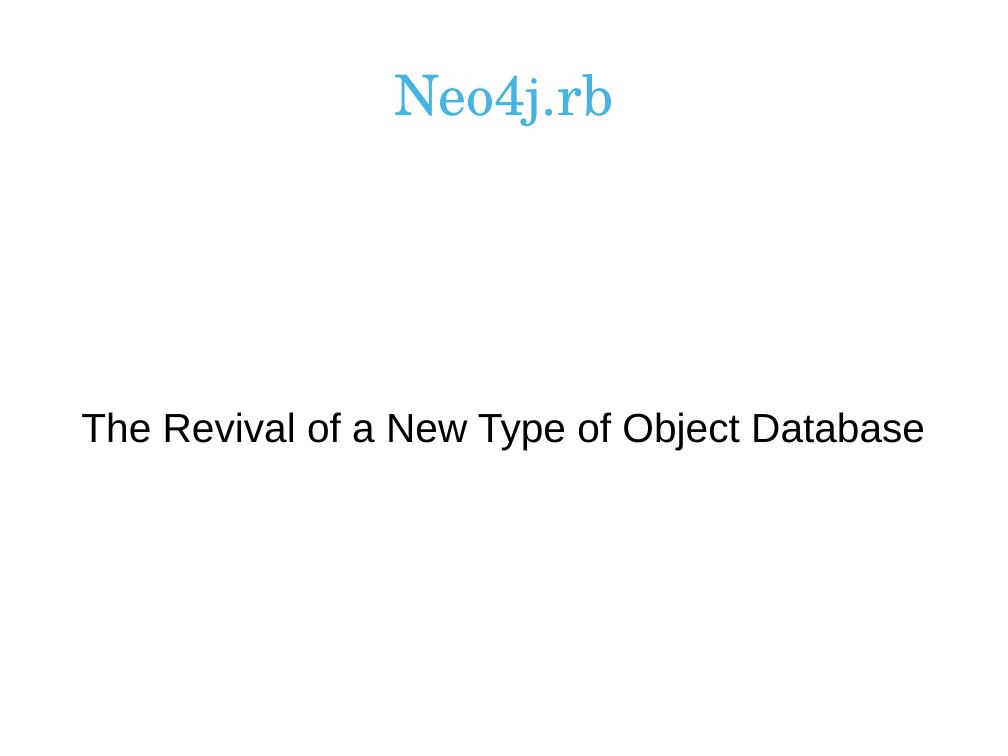
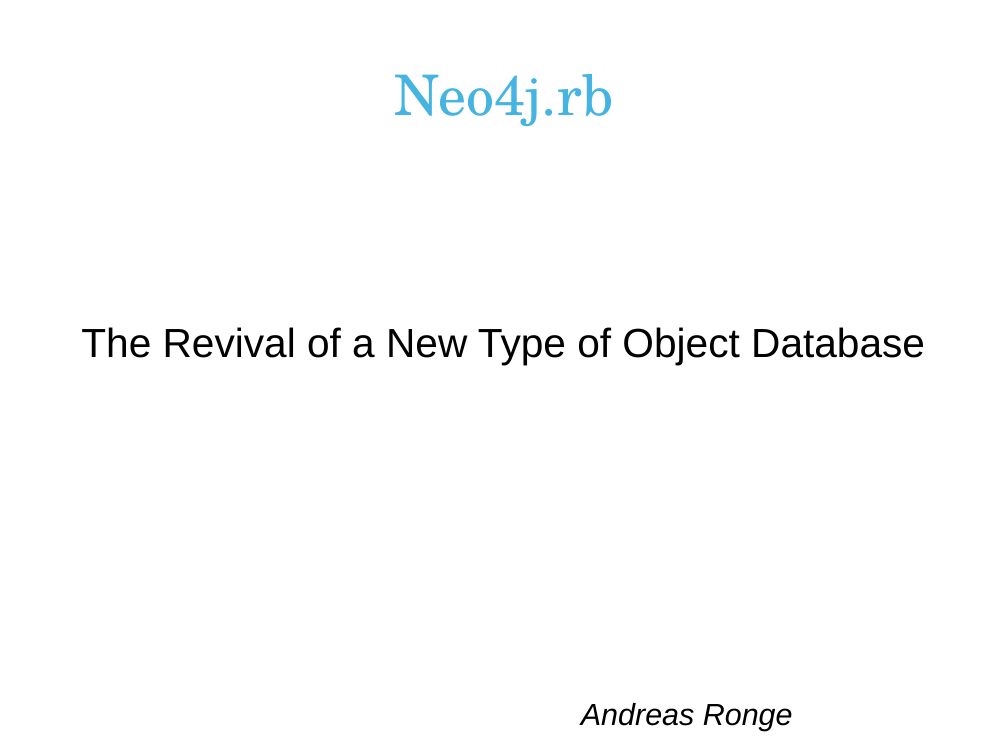
Before and after one commit to andreasronge/andreasronge.github.com, a slide deck: slide 1 of JRubyConf.odp. Drawn at 1008x756 pixels with LibreOffice and Linux fonts; fonts in the diff are those of the drawing; background and template pictures are left out. Boxes give left, top, right and bottom in pixels: in the first picture for what was removed or moved away, otherwise in the second. Text is boxed around its words. In the diff, an @@ line names an element or a change of style, - is before the commit and + after.

```diff
--- a/JRubyConf.odp
+++ b/JRubyConf.odp
@@ subtitle at [581,703,793,731]: paragraph added @@
+Andreas Ronge
```
Also in this commit, not shown: 1 other slide changed, 1 slide removed.
